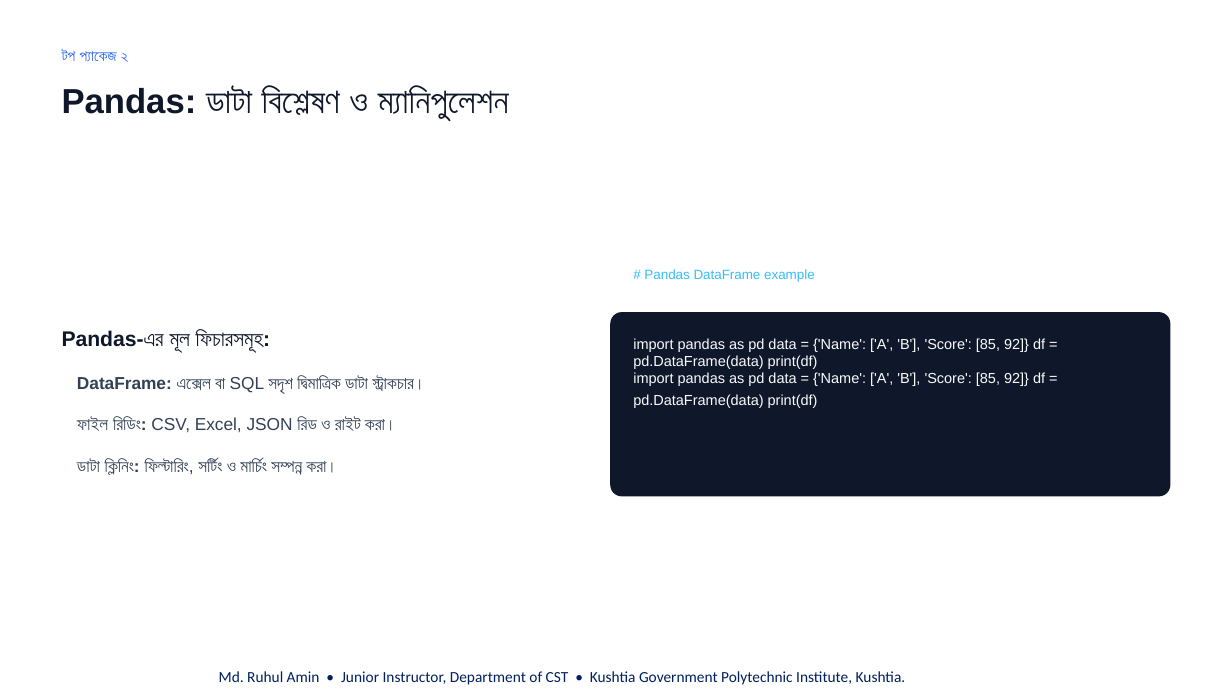
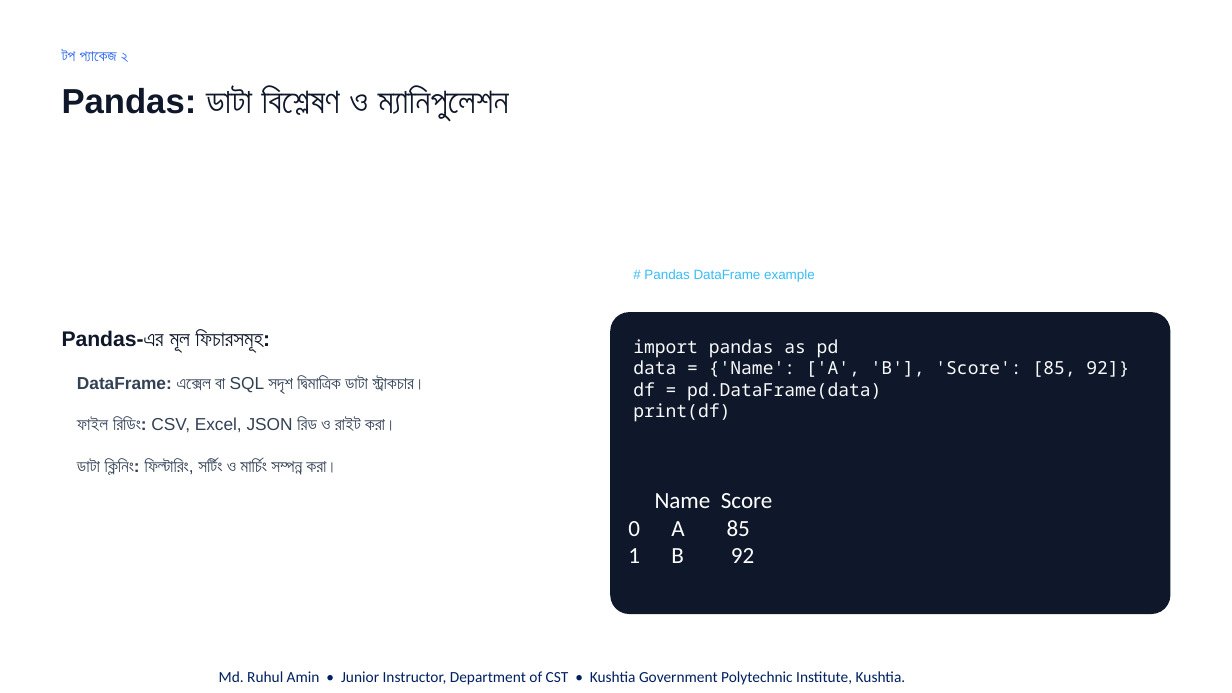
Before and after one commit to cseruhul/Class-Lecture, a slide deck: slide 15 of 03. Basic Apps Dev. Using Python/Theory/Python_Ch3.pptx. Drawn at 1232x693 pixels with LibreOffice and Linux fonts; fonts in the diff are those of the drawing; background and template pictures are left out. Boxes give left, top, right and bottom in pixels: in the first picture for what was removed or moved away, otherwise in the second. Text is boxed around its words. In the diff, an @@ line names an element or a change of style, - is before the commit and + after.

```diff
--- a/03. Basic Apps Dev. Using Python/Theory/Python_Ch3.pptx
+++ b/03. Basic Apps Dev. Using Python/Theory/Python_Ch3.pptx
@@ rounded rectangle: place and size @@
-rounded rectangle at (610,312,1170,496)
+rounded rectangle at (610,312,1170,615)
@@ text at (633,339,1129,422): text changed; size 11.2 to 14 pt; font Arial to Noto Sans Mono @@
-import pandas as pd data = {'Name': ['A', 'B'], 'Score': [85, 92]} df = pd.DataFrame(data) print(df)
+import pandas as pd
+data = {'Name': ['A', 'B'], 'Score': [85, 92]}
+df = pd.DataFrame(data)
+print(df)
@@ text removed at (633,372,1045,408) @@
-import pandas as pd data = {'Name': ['A', 'B'], 'Score': [85, 92]} df = pd.DataFrame(data) print(df)
@@ text added at (628,493,773,563), 18 pt, text #FFFFFF @@
+Name Score
+0 A 85
+1 B 92
```
Also in this commit, not shown: 8 other slides changed, 1 other file.
